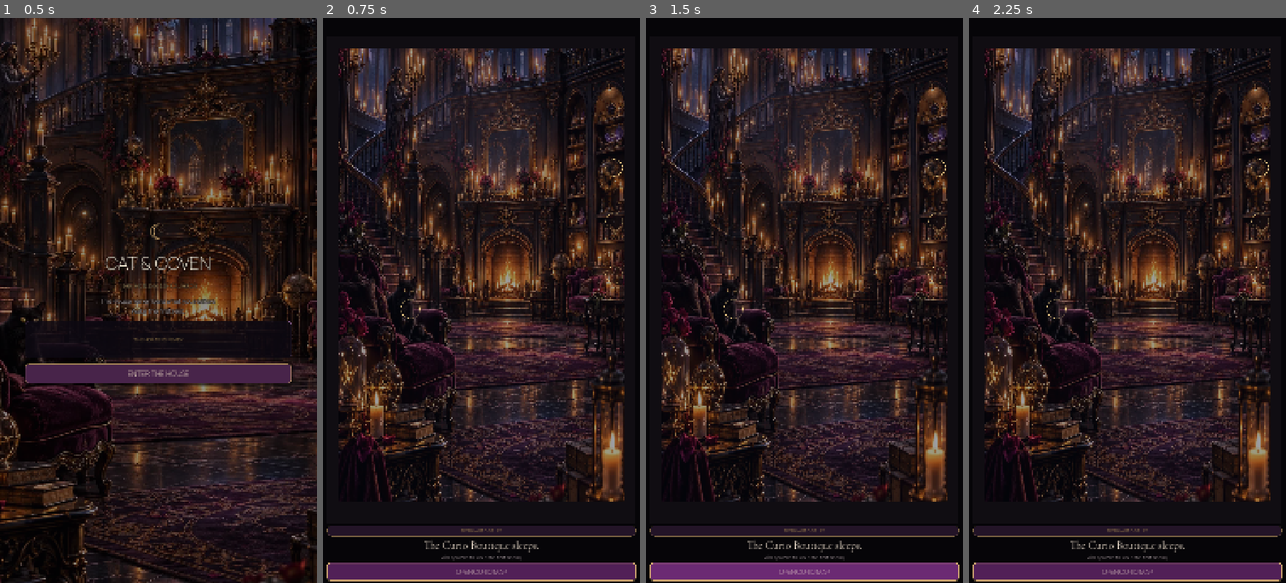
Above: before the commit, frames 1-4 (left to right).
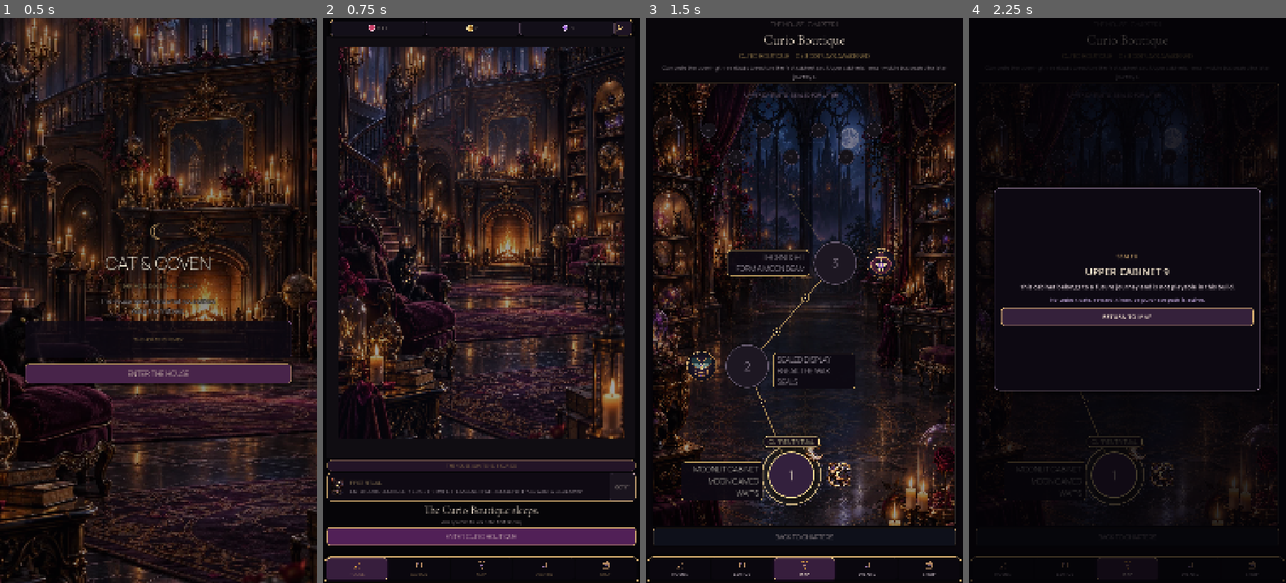
Above: after the commit, the same moments.

Repository: Jay-prodesign/akilta-match3
Game: Godot game, scene res://src/app/app_bootstrap.tscn
The game is run twice, just before and just after one commit, with the same random seed, the same clock (stepped at 60 frames per second) and the same inputs.
Inputs (mouse positions are in pixels of both pictures, inside the frame that each line leads up to):
- Up to frame 1 (0.5 s): no input
- Up to frame 2 (0.75 s): click "ENTER THE HOUSE" at 0.5 s
- Up to frame 3 (1.5 s): click "OPEN CURIO MAP" (after the commit: "ENTER CURIO BOUTIQUE") at 1.25 s
- Up to frame 4 (2.25 s): click (1114, 159) at 2 s, where only the run after the commit has a clickable "9"

Frame 1 is identical in both runs. In frame 2, 41% of the frame differs, in the area x 0-100%, y 0-100%; in frame 3, 47%; in frame 4, 46%.
Error before the commit: Parse Error: Could not preload resource script "res://src/ui/shared/top_resource_bar.gd". (res://src/ui/home/house_home.gd:15)

Commit message:
Repair life resource shell bindings

Diff:
--- a/src/ui/shared/top_resource_bar.gd
+++ b/src/ui/shared/top_resource_bar.gd
@@ -25,7 +25,6 @@
 	panel.offset_bottom = 64.0 + safe_insets.y
 	screen.add_child(panel)
 
-	var life_icon := panel.get_node_or_null("Resources/LifeResourceChip/Content/Icon") as TextureRect
 	var life_icon := panel.get_node_or_null("Resources/LifeResourceChip/Content/Icon") as TextureRect
 	var coin_icon := panel.get_node_or_null("Resources/CoinResourceChip/Content/Icon") as TextureRect
 	var gem_icon := panel.get_node_or_null("Resources/GemResourceChip/Content/Icon") as TextureRect
@@ -59,7 +58,6 @@
 		coins = maxi(0, int(progress.coins))
 		gems = maxi(0, int(progress.gems))
 	var life := panel.find_child("LifeResource", true, false) as Label
-	var life := panel.find_child("LifeResource", true, false) as Label
 	var coin := panel.find_child("CoinResource", true, false) as Label
 	var gem := panel.find_child("GemResource", true, false) as Label
 	if life != null:
@@ -78,8 +76,10 @@
 			"profile_touch_target_ok": false,
 			"runtime_ui_factory": false,
 		}
+	var life := panel.find_child("LifeResource", true, false) as Label
 	var coin := panel.find_child("CoinResource", true, false) as Label
 	var gem := panel.find_child("GemResource", true, false) as Label
+	var life_icon := panel.get_node_or_null("Resources/LifeResourceChip/Content/Icon") as TextureRect
 	var coin_icon := panel.get_node_or_null("Resources/CoinResourceChip/Content/Icon") as TextureRect
 	var gem_icon := panel.get_node_or_null("Resources/GemResourceChip/Content/Icon") as TextureRect
 	var profile := panel.get_node_or_null("Resources/KeeperProfile") as Button
